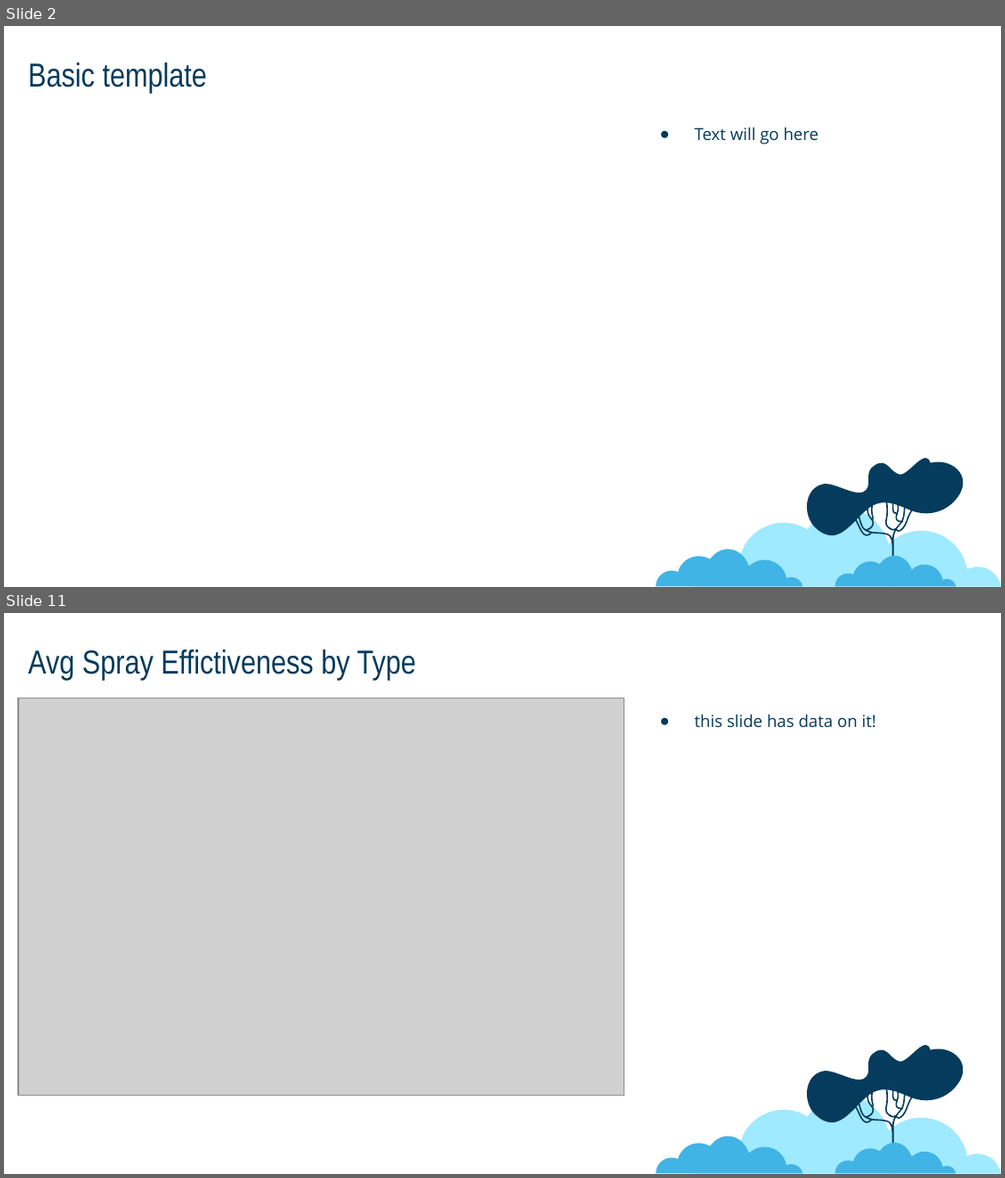
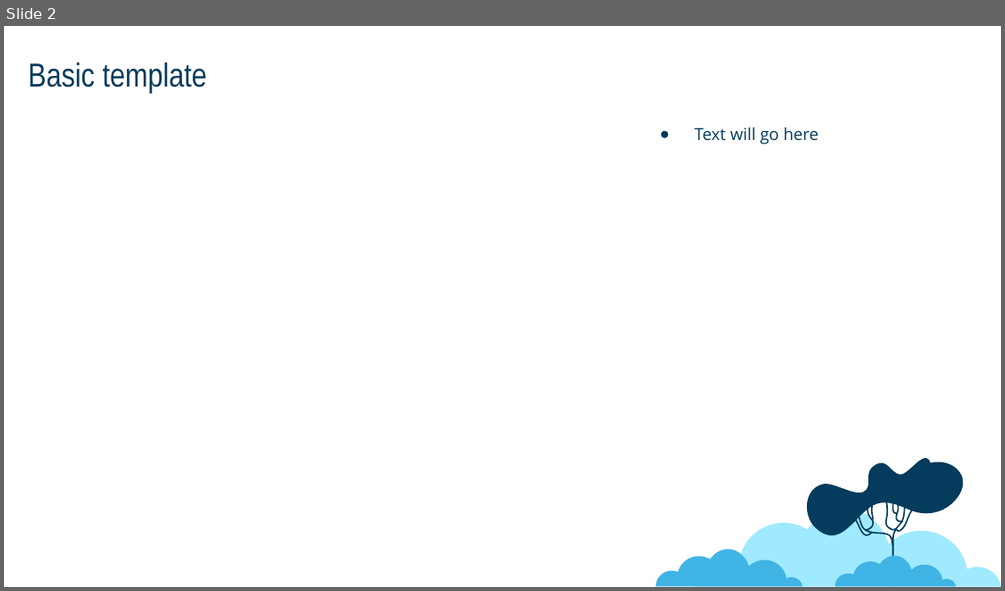
Before and after one commit to jonboone1/plotlyPowerpoint, a slide deck: example/output.pptx. Shown one above the other, each under a label of ours: slides 2 and 11 before the commit, slide 2 after it; the slides between them are not shown. The pictures are 1005x1178 and 1005x591 pixels, drawn with LibreOffice and Linux fonts; fonts in the diff are those of the drawing; grey boxes stand for pictures. Boxes give left, top, right and bottom in pixels: in the first picture for what was removed or moved away, otherwise in the second. Text is boxed around its words. In the diff, an @@ line names an element or a change of style, - is before the commit and + after.

```diff
--- a/example/output.pptx
+++ b/example/output.pptx
@@ slide 11 removed at box(4, 613, 1001, 1174), background #FFFFFF; not listed: 4 template elements that a slide beside it also shows @@
@@ title removed at box(28, 649, 416, 680) @@
-Avg Spray Effictiveness by Type
@@ picture removed at box(18, 698, 623, 1094) @@
@@ text removed at box(695, 714, 876, 728) @@
-● this slide has data on it!
```
Also in this commit, not shown: 1 slide added, 4 other slides removed, 7 other files.
